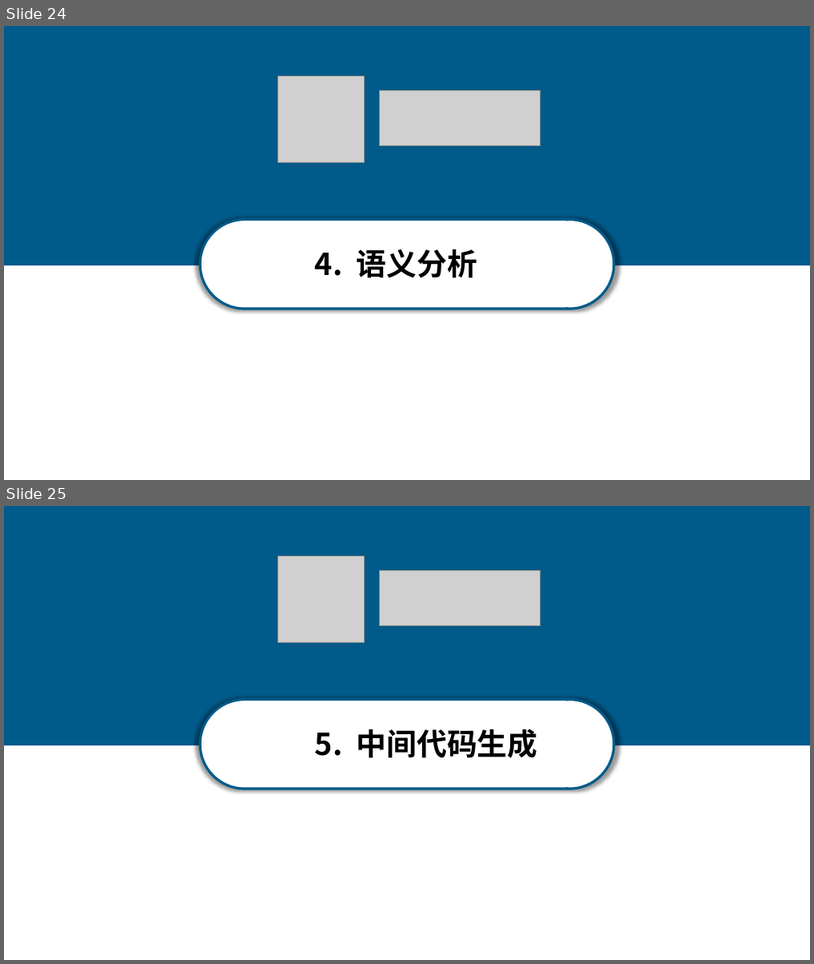
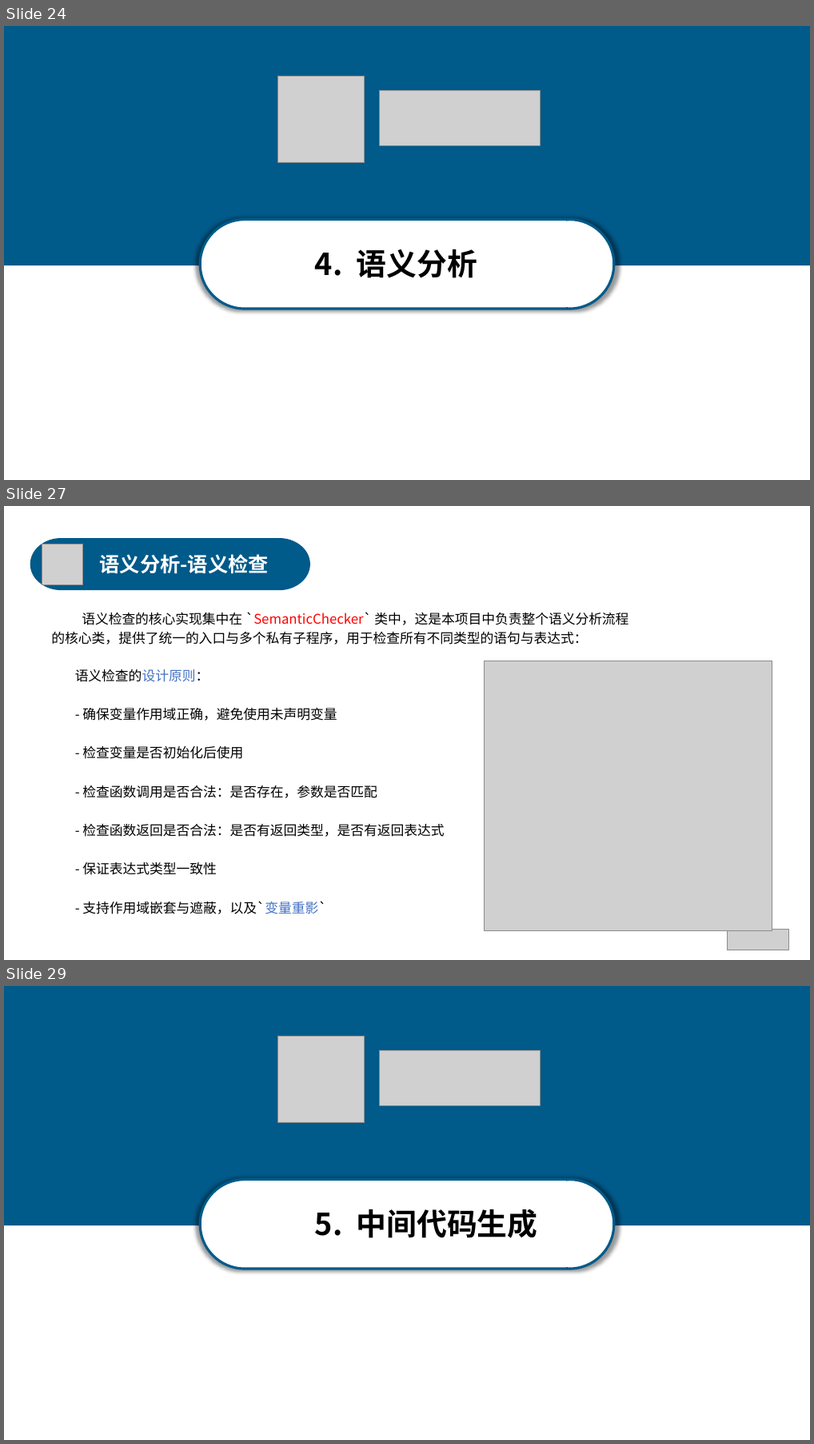
Before and after one commit to anxi710/compiler-principle-project, a slide deck: report/compiler_ppt.pptx. Shown one above the other, each under a label of ours: slides 24 and 25 before the commit, slides 24, 27 and 29 after it; the slides between them are not shown. The pictures are 814x964 and 814x1444 pixels, drawn with LibreOffice and Linux fonts; fonts in the diff are those of the drawing; grey boxes stand for pictures. Boxes give left, top, right and bottom in pixels: in the first picture for what was removed or moved away, otherwise in the second. Text is boxed around its words. In the diff, an @@ line names an element or a change of style, - is before the commit and + after.

Commit message:
Update ppt : SemanticChecker

```diff
--- a/report/compiler_ppt.pptx
+++ b/report/compiler_ppt.pptx
@@ slide 27 added at (4,506,810,960), background #FFFFFF @@
@@ freeform shape added at (31,540,309,589), fill #005A8A, outline #005A8A 3 pt @@
@@ picture added at (42,544,83,584) @@
@@ text added at (100,554,269,574), 24 pt, text #FFFFFF, bold @@
+语义分析-语义检查
@@ text added at (51,612,629,644), 16 pt, text #000000 @@
+语义检查的核心实现集中在 `SemanticChecker` 类中，这是本项目中负责整个语义分析流程的核心类，提供了统一的入口与多个私有子程序，用于检查所有不同类型的语句与表达式：
@@ text added at (75,669,444,914), 16 pt, text #000000 @@
+语义检查的设计原则：
+- 确保变量作用域正确，避免使用未声明变量
+- 检查变量是否初始化后使用
+- 检查函数调用是否合法：是否存在，参数是否匹配
+- 检查函数返回是否合法：是否有返回类型，是否有返回表达式
+- 保证表达式类型一致性
+- 支持作用域嵌套与遮蔽，以及`变量重影`
@@ picture added at (484,661,772,930) @@
@@ picture added at (727,929,790,949) @@
@@ what was slide 25 is now slide 29 @@
```
Also in this commit, not shown: 1 slide changed, 3 other slides added, 3 other files.
